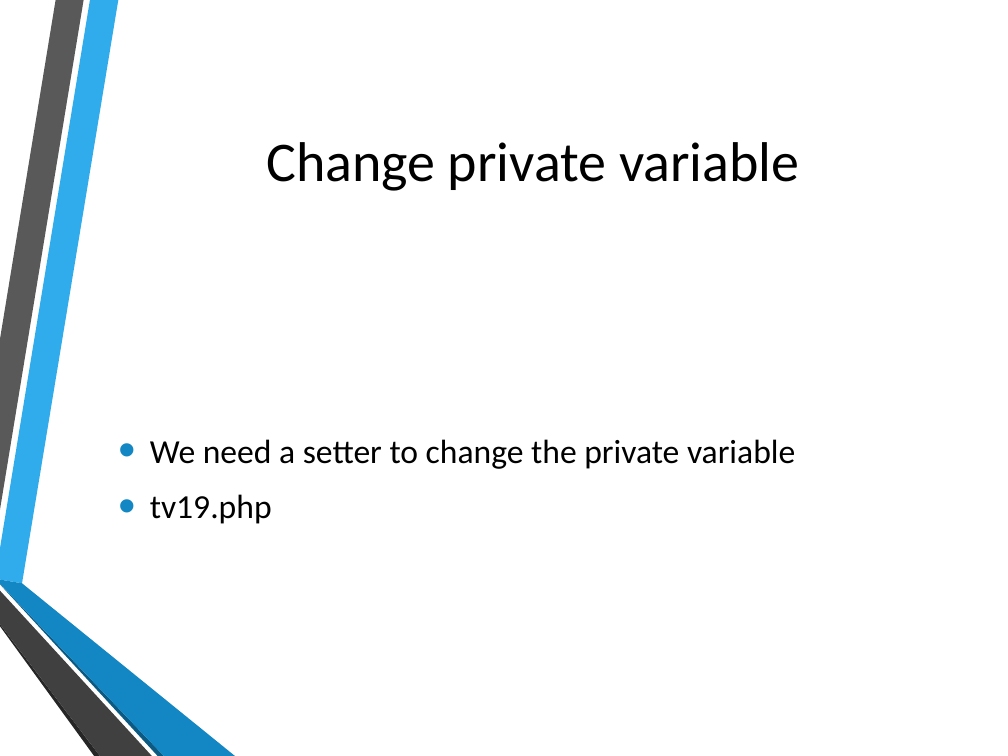
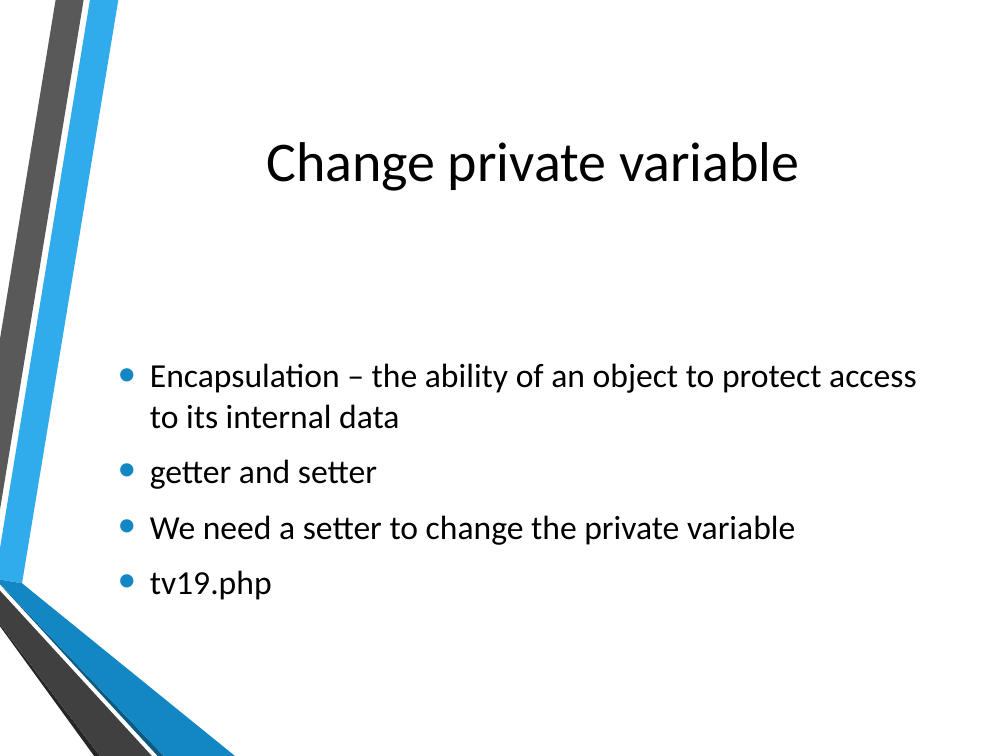
Before and after one commit to hatted/fevaworks-php, a slide deck: slide 25 of php-fw7/lesson7a-tv.pptx. Drawn at 1008x756 pixels with LibreOffice and Linux fonts; fonts in the diff are those of the drawing; background and template pictures are left out. Boxes give left, top, right and bottom in pixels: in the first picture for what was removed or moved away, otherwise in the second. Text is boxed around its words. In the diff, an @@ line names an element or a change of style, - is before the commit and + after.

```diff
--- a/php-fw7/lesson7a-tv.pptx
+++ b/php-fw7/lesson7a-tv.pptx
@@ text at (x1=150, y1=363, x2=916, y2=489): paragraphs added @@
+• Encapsulation – the ability of an object to protect access to its internal data
+• getter and setter
```
Also in this commit, not shown: 1 other slide changed, 3 slides added, 18 other files.
